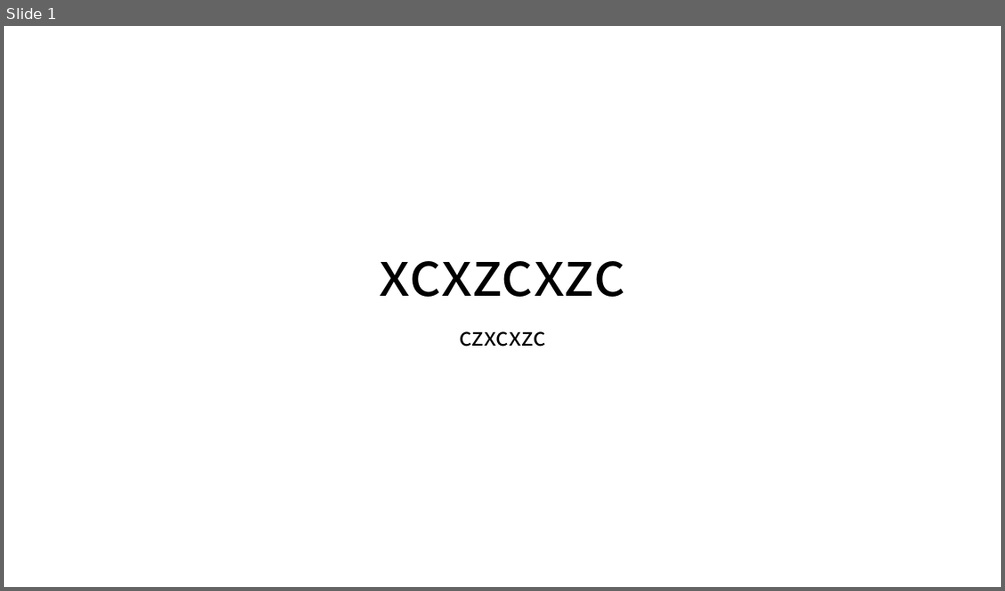
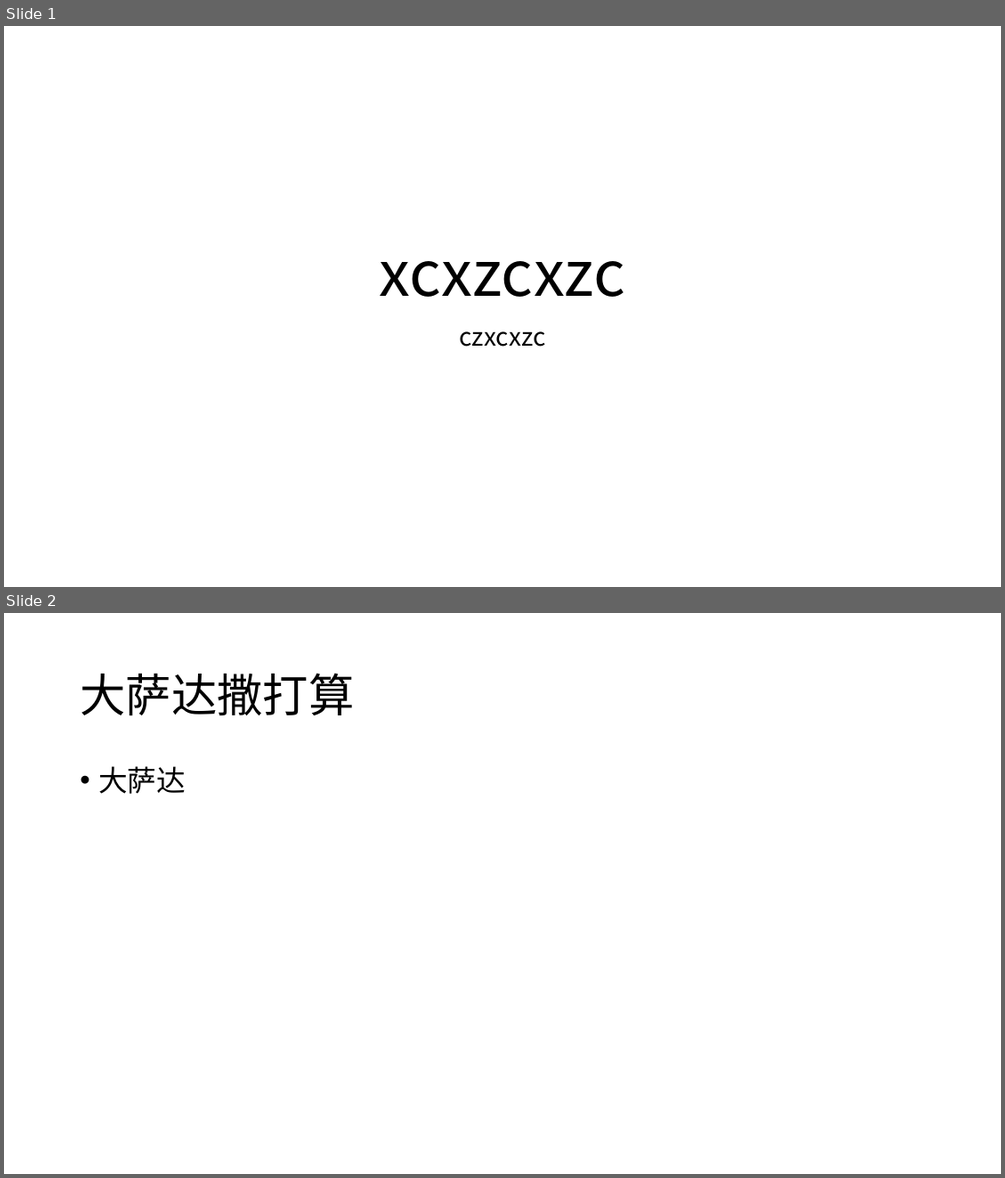
Before and after one commit to wh131462/ngx-file-preview, a slide deck: libs/demo/src/assets/演示文稿1.pptx. Shown one above the other, each under a label of ours: slide 1 before the commit, slides 1 and 2 after it. The pictures are 1005x591 and 1005x1178 pixels, drawn with LibreOffice and Linux fonts; fonts in the diff are those of the drawing. Boxes give left, top, right and bottom in pixels: in the first picture for what was removed or moved away, otherwise in the second. Text is boxed around its words. In the diff, an @@ line names an element or a change of style, - is before the commit and + after.

```diff
--- a/libs/demo/src/assets/演示文稿1.pptx
+++ b/libs/demo/src/assets/演示文稿1.pptx
@@ slide 2 added at [4, 613, 1001, 1174], background #FFFFFF @@
@@ title added at [80, 673, 354, 715], 44 pt, text #000000 @@
+大萨达撒打算
@@ text added at [98, 766, 186, 794], 28 pt, text #000000 @@
+• 大萨达
```
Also in this commit, not shown: 3 other slides added, 14 other files.
